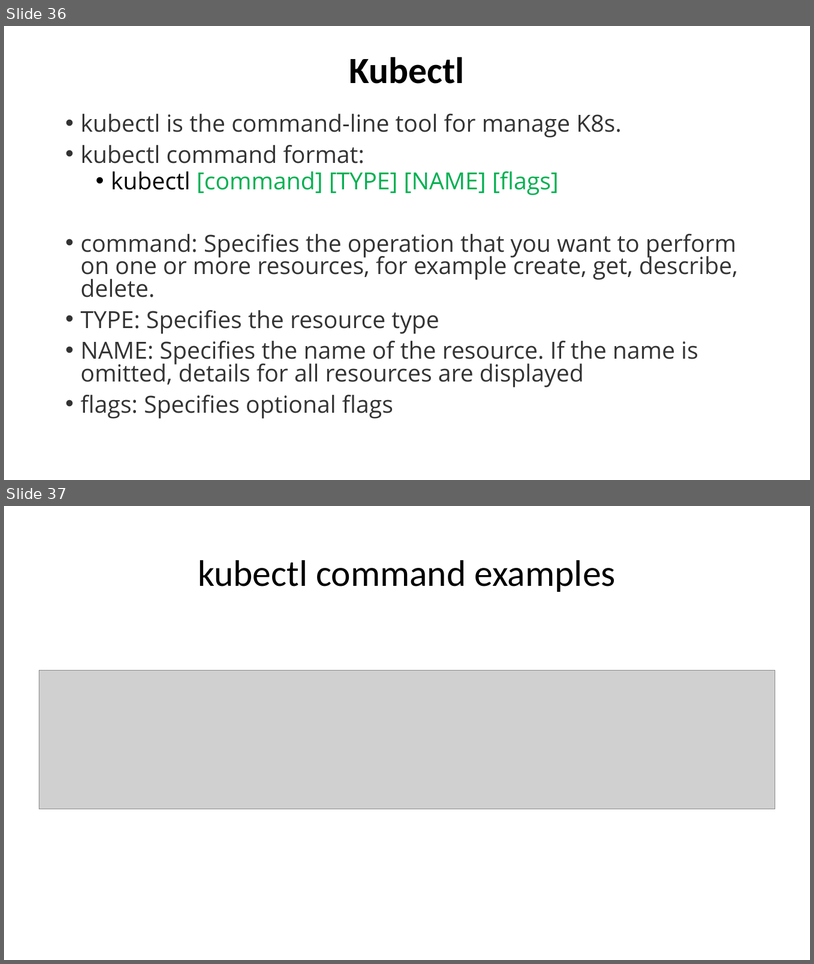
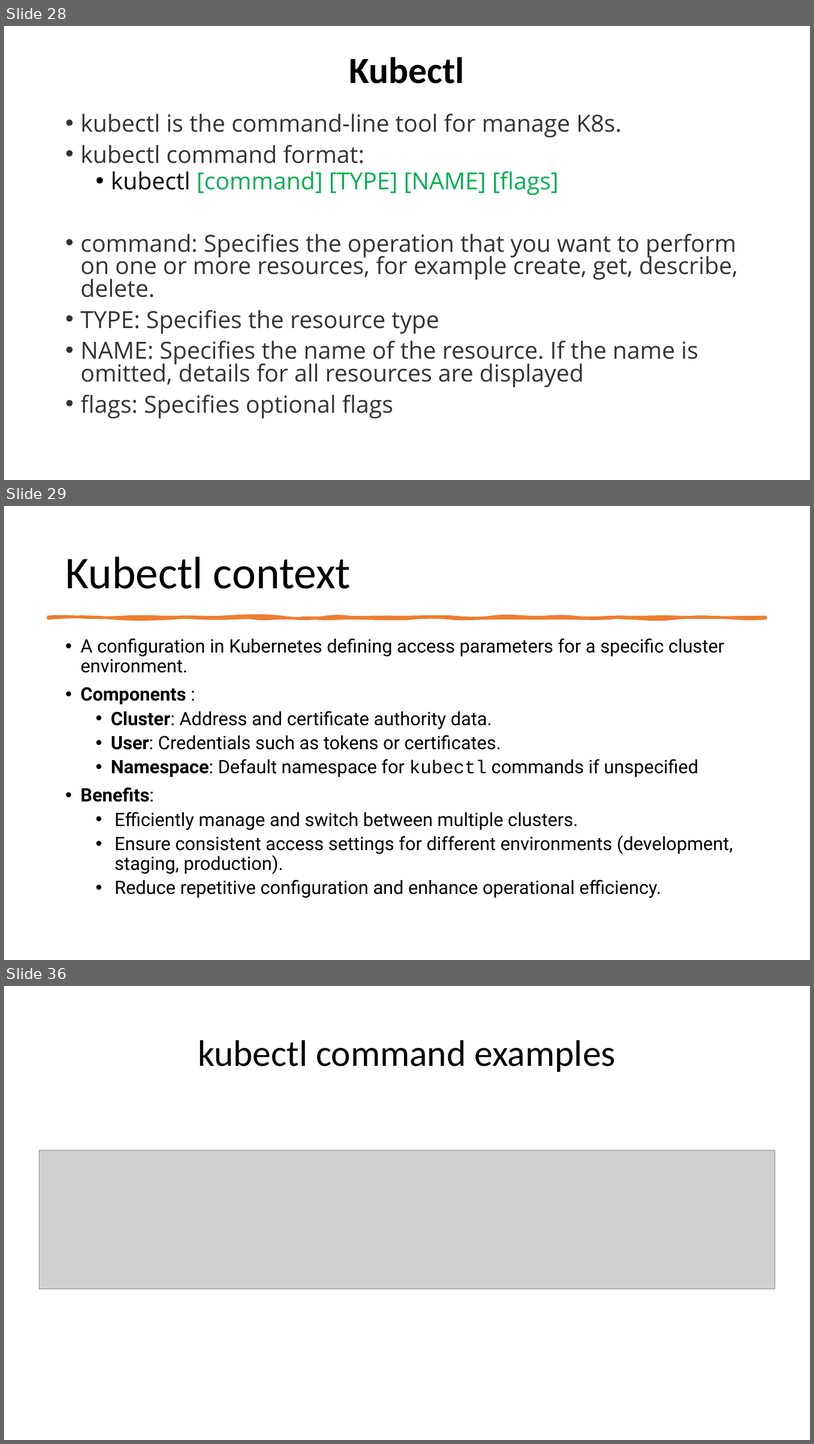
Before and after one commit to eylonmalin/k8s-training, a slide deck: day-1/Using Kubernetes Day 1.pptx. Shown one above the other, each under a label of ours: slides 36 and 37 before the commit, slides 28, 29 and 36 after it; the slides between them are not shown. The pictures are 814x964 and 814x1444 pixels, drawn with LibreOffice and Linux fonts; fonts in the diff are those of the drawing; grey boxes stand for pictures. Boxes give left, top, right and bottom in pixels: in the first picture for what was removed or moved away, otherwise in the second. Text is boxed around its words. In the diff, an @@ line names an element or a change of style, - is before the commit and + after.

```diff
--- a/day-1/Using Kubernetes Day 1.pptx
+++ b/day-1/Using Kubernetes Day 1.pptx
@@ slide 29 added at [4, 506, 810, 960], background #FFFFFF @@
@@ rectangle added at [4, 509, 16, 533], fill #FFFFFF @@
@@ title added at [65, 556, 351, 589], 54 pt, text #000000 @@
+Kubectl context
@@ freeform shape added at [48, 617, 766, 618], fill #ED7D31, outline #ED7D31 3.25 pt @@
@@ text added at [81, 638, 734, 898], 22 pt, text #000000 @@
+• A configuration in Kubernetes defining access parameters for a specific cluster environment.
+• Components :
+  • Cluster: Address and certificate authority data.
+  • User: Credentials such as tokens or certificates.
+  • Namespace: Default namespace for kubectl commands if unspecified
+• Benefits:
+  • Efficiently manage and switch between multiple clusters.
+  • Ensure consistent access settings for different environments (development, staging, production).
+  • Reduce repetitive configuration and enhance operational efficiency.
@@ what was slide 36 is now slide 28 @@
@@ what was slide 37 is now slide 36 @@
```
Also in this commit, not shown: 16 slides changed, 9 other slides added, 2 slides removed.
